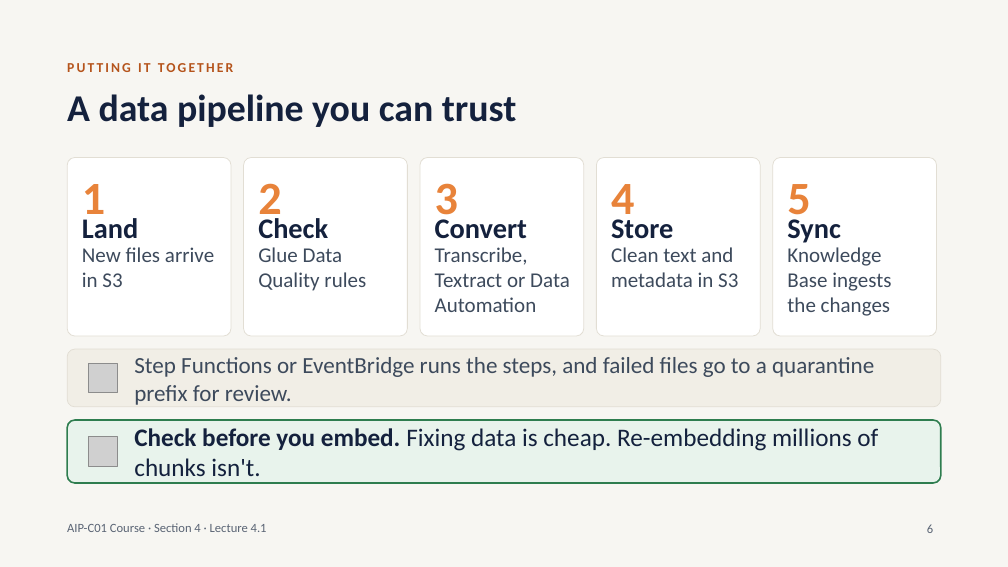
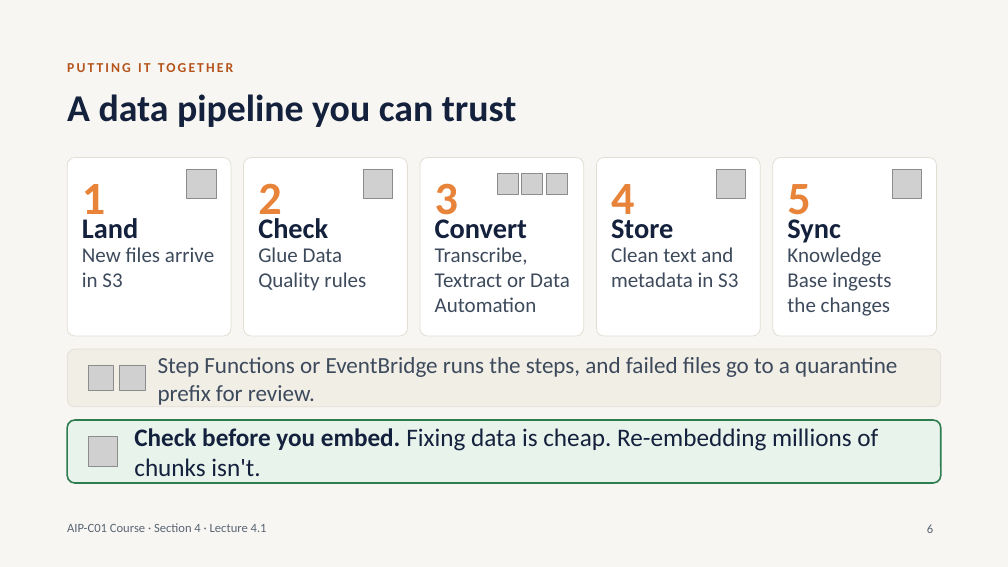
Before and after one commit to telberrak/aws-ai-developer, a slide deck: slide 6 of V2/slides/lecture-4.1.pptx. Drawn at 1008x567 pixels with LibreOffice and Linux fonts; fonts in the diff are those of the drawing; grey boxes stand for pictures. Boxes give left, top, right and bottom in pixels: in the first picture for what was removed or moved away, otherwise in the second. Text is boxed around its words. In the diff, an @@ line names an element or a change of style, - is before the commit and + after.

```diff
--- a/V2/slides/lecture-4.1.pptx
+++ b/V2/slides/lecture-4.1.pptx
@@ picture added at [187, 169, 216, 199] @@
@@ picture added at [364, 169, 393, 199] @@
@@ picture added at [498, 173, 519, 194] @@
@@ picture added at [522, 173, 543, 194] @@
@@ picture added at [546, 173, 567, 194] @@
@@ picture added at [716, 169, 746, 199] @@
@@ picture added at [893, 169, 923, 199] @@
@@ text "Step Functions or EventBridge runs ...": place and size @@
-text "Step Functions or EventBridge runs ..." at [134, 357, 874, 405]
+text "Step Functions or EventBridge runs ..." at [158, 357, 897, 405]
@@ picture: place and size @@
-picture at [88, 364, 118, 393]
+picture at [88, 365, 113, 390]
@@ picture added at [119, 365, 144, 390] @@
```
Also in this commit, not shown: 3 other slides changed, 23 other files.
